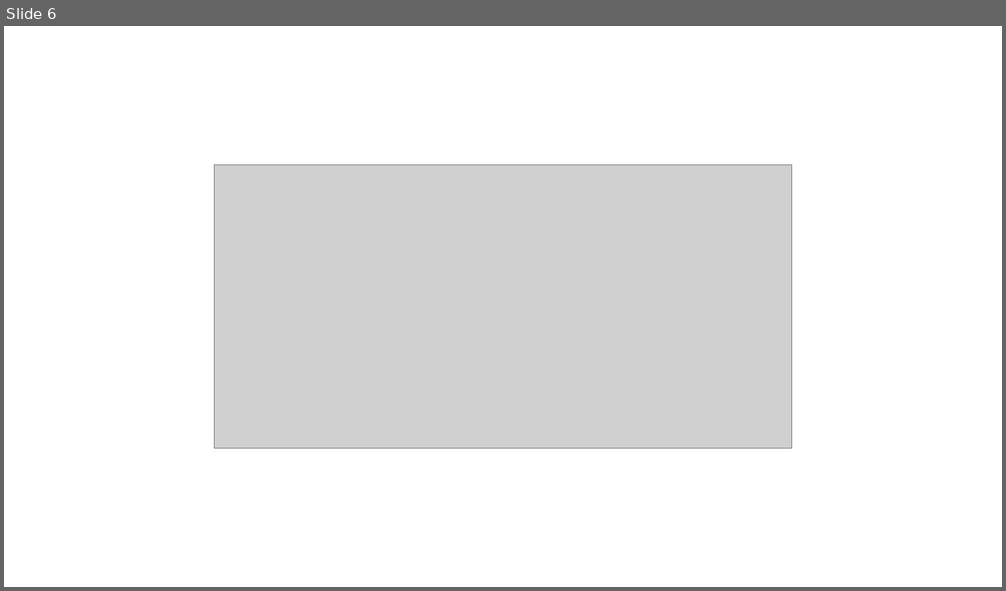
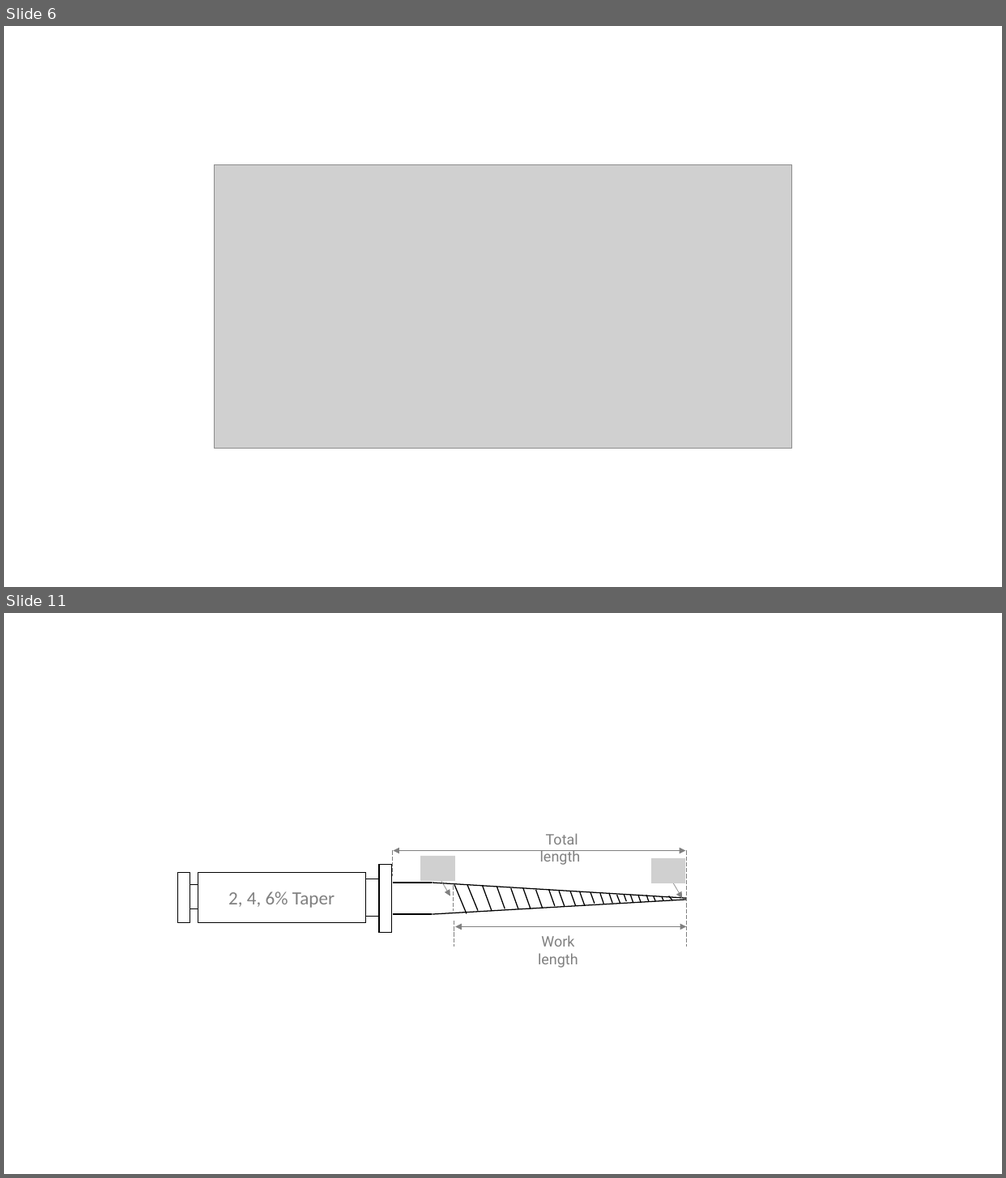
Before and after one commit to yichan0428/MS_thesis, a slide deck: 009YiChan/Chan's thesis/Images/Original/ppt.pptx. Shown one above the other, each under a label of ours: slide 6 before the commit, slides 6 and 11 after it; the slides between them are not shown. The pictures are 1006x591 and 1006x1178 pixels, drawn with LibreOffice and Linux fonts; fonts in the diff are those of the drawing; grey boxes stand for pictures. Boxes give left, top, right and bottom in pixels: in the first picture for what was removed or moved away, otherwise in the second. Text is boxed around its words. In the diff, an @@ line names an element or a change of style, - is before the commit and + after.

```diff
--- a/009YiChan/Chan's thesis/Images/Original/ppt.pptx
+++ b/009YiChan/Chan's thesis/Images/Original/ppt.pptx
@@ slide 11 added at box(4, 613, 1002, 1174), background #FFFFFF @@
@@ group added at box(177, 833, 686, 968): 30 lines, 5 rectangles, 2 texts, 2 double arrows, 2 arrows, 2 pictures @@
+2, 4, 6% Taper
+Total length
+Work length
```
Also in this commit, not shown: 2 slides changed, 3 other slides added, 2 slides removed, 32 other files.
